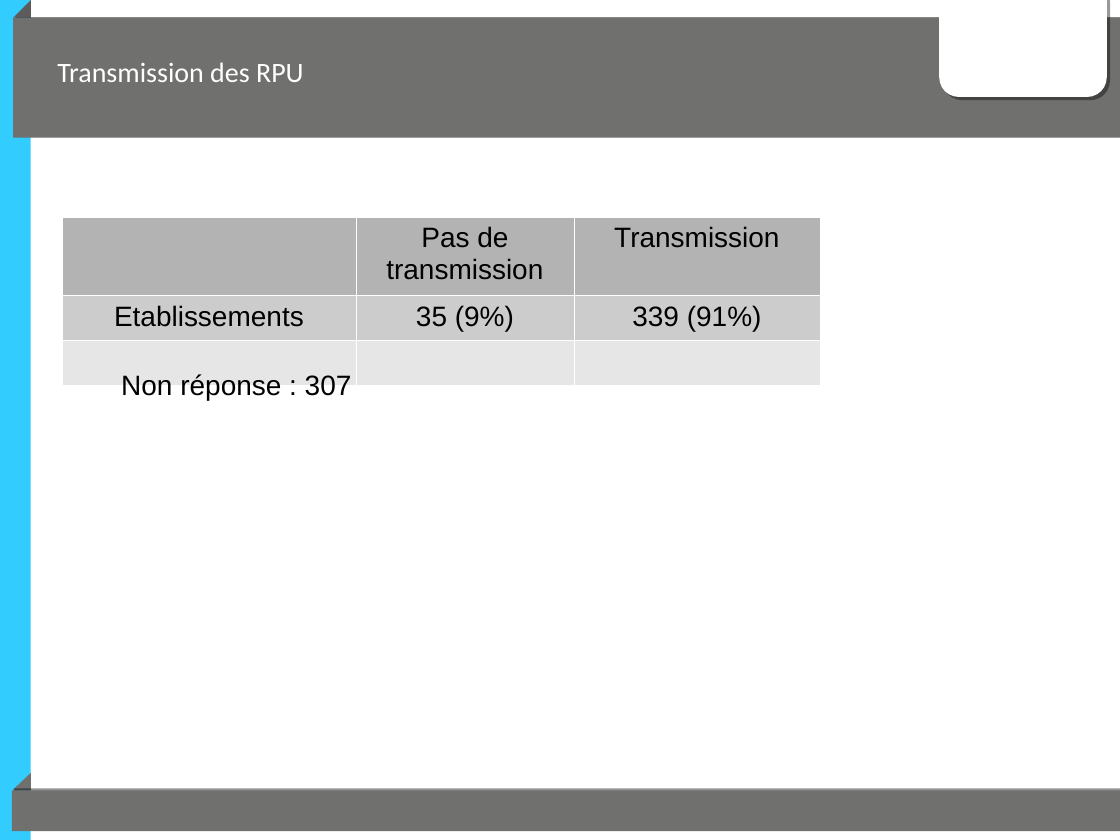
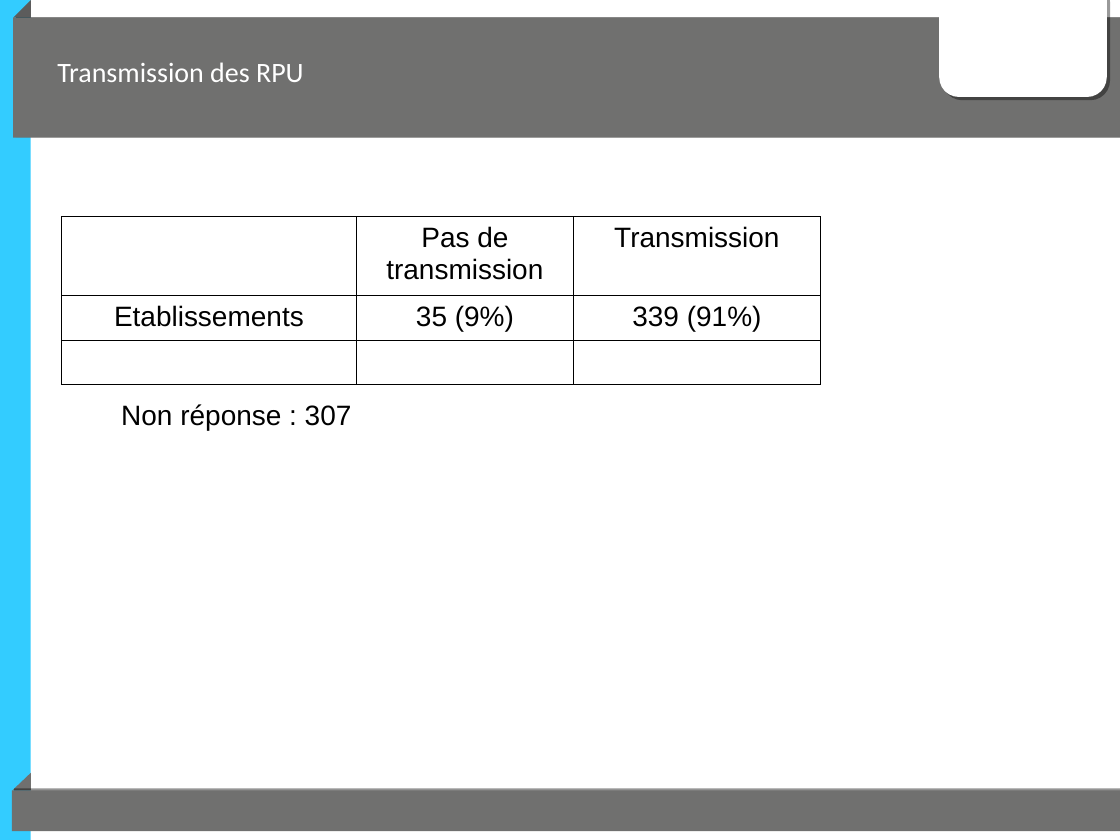
Before and after one commit to jcrb/InformatisationSU, a slide deck: slide 10 of Presentation/Logiciels_RPU_Oct2014.odp (slide 11 before the commit). Drawn at 1120x840 pixels with LibreOffice and Linux fonts; fonts in the diff are those of the drawing; background and template pictures are left out. Boxes give left, top, right and bottom in pixels: in the first picture for what was removed or moved away, otherwise in the second. Text is boxed around its words. In the diff, an @@ line names an element or a change of style, - is before the commit and + after.

```diff
--- a/Presentation/Logiciels_RPU_Oct2014.odp
+++ b/Presentation/Logiciels_RPU_Oct2014.odp
@@ table at [62,217,820,377] @@
@@ fill #B3B3B3 to none in 2 cells @@
@@ fill #CCCCCC to none in row 2 @@
@@ borders changed @@
@@ text "Non réponse : 307": place and size @@
-text "Non réponse : 307" at [121,374,352,400]
+text "Non réponse : 307" at [121,404,352,431]
```
Also in this commit, not shown: 12 slides added, 1 slide removed, 4 other files.
